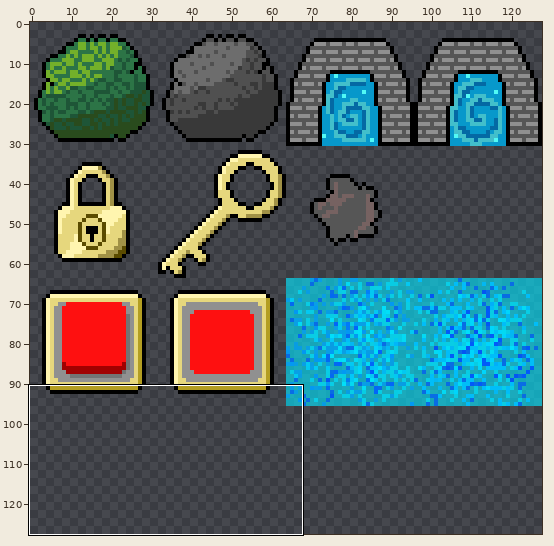
Sprite sheet, stored at media/tilesets/objects.png. The picture above shows the old version from afar; the outline marks the close-up.
Close-up. As it was:
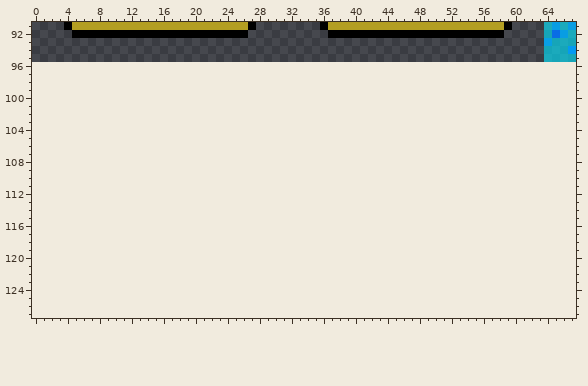
The file is 128x96 pixels. Colours within 5 levels of each other are drawn and written as one. Shown: x 0..67, y 91..127. The old version is drawn lined up with the new one, on the new canvas. The commit also changed other parts of the picture, which this record leaves out.
Now the later version:
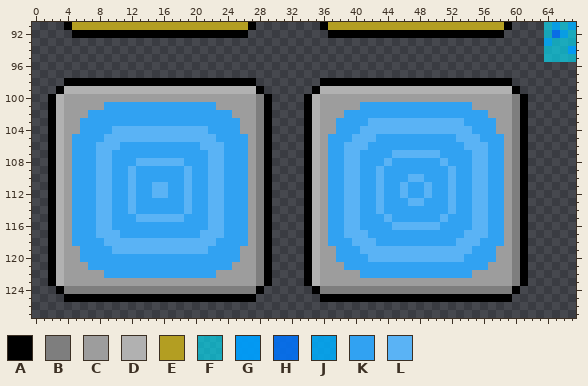
Palette (. is transparent): A #000000  B #7e7e7e  C #9d9d9d  D #b1b1b1  E #b39e22  F #02e2fba2  G #009dfaf3  H #0073fcdd  J #00acfcdd  K #31a2f2  L #5ab3f5
Changes in this commit:
canvas 128x96 -> 128x128
Changed rows in their new state; - is an unchanged pixel.
first column x 2:
 98 --AAAAAAAAAAAAAAAAAAAAAAAA--------AAAAAAAAAAAAAAAAAAAAAAAA--
 99 -ADDDDDDDDDDDDDDDDDDDDDDDDA------ADDDDDDDDDDDDDDDDDDDDDDDDA-
100 ADCCCCCCCCCCCCCCCCCCCCCCCCBA----ADCCCCCCCCCCCCCCCCCCCCCCCCBA
101 ADCCCCCKKKKKKKKKKKKKKCCCCCBA----ADCCCCCKKKKKKKKKKKKKKCCCCCBA
102 ADCCCKKKKKKKKKKKKKKKKKKCCCBA----ADCCCKKKKKKKKKKKKKKKKKKCCCBA
103 ADCCKKKKKKKKKKKKKKKKKKKKCCBA----ADCCKKKKLLLLLLLLLLLLKKKKCCBA
104 ADCCKKKKLLLLLLLLLLLLKKKKCCBA----ADCCKKKLLLLLLLLLLLLLLKKKCCBA
105 ADCKKKKLLLLLLLLLLLLLLKKKKCBA----ADCKKKLLLKKKKKKKKKKLLLKKKCBA
106 ADCKKKLLLKKKKKKKKKKLLLKKKCBA----ADCKKLLLKKKKKKKKKKKKLLLKKCBA
107 ADCKKKLLKKKKKKKKKKKKLLKKKCBA----ADCKKLLKKKKLLLLLLKKKKLLKKCBA
108 ADCKKKLLKKKLLLLLLKKKLLKKKCBA----ADCKKLLKKKLKKKKKKLKKKLLKKCBA
109 ADCKKKLLKKLKKKKKKLKKLLKKKCBA----ADCKKLLKKLKKKKKKKKLKKLLKKCBA
110 ADCKKKLLKKLKKKKKKLKKLLKKKCBA----ADCKKLLKKLKKKLLKKKLKKLLKKCBA
111 ADCKKKLLKKLKKLLKKLKKLLKKKCBA----ADCKKLLKKLKKLKKLKKLKKLLKKCBA
112 ADCKKKLLKKLKKLLKKLKKLLKKKCBA----ADCKKLLKKLKKLKKLKKLKKLLKKCBA
113 ADCKKKLLKKLKKKKKKLKKLLKKKCBA----ADCKKLLKKLKKKLLKKKLKKLLKKCBA
114 ADCKKKLLKKLKKKKKKLKKLLKKKCBA----ADCKKLLKKLKKKKKKKKLKKLLKKCBA
115 ADCKKKLLKKKLLLLLLKKKLLKKKCBA----ADCKKLLKKKLKKKKKKLKKKLLKKCBA
116 ADCKKKLLKKKKKKKKKKKKLLKKKCBA----ADCKKLLKKKKLLLLLLKKKKLLKKCBA
117 ADCKKKLLLKKKKKKKKKKLLLKKKCBA----ADCKKLLLKKKKKKKKKKKKLLLKKCBA
118 ADCKKKKLLLLLLLLLLLLLLKKKKCBA----ADCKKKLLLKKKKKKKKKKLLLKKKCBA
119 ADCCKKKKLLLLLLLLLLLLKKKKCCBA----ADCCKKKLLLLLLLLLLLLLLKKKCCBA
120 ADCCKKKKKKKKKKKKKKKKKKKKCCBA----ADCCKKKKLLLLLLLLLLLLKKKKCCBA
121 ADCCCKKKKKKKKKKKKKKKKKKCCCBA----ADCCCKKKKKKKKKKKKKKKKKKCCCBA
122 ADCCCCCKKKKKKKKKKKKKKCCCCCBA----ADCCCCCKKKKKKKKKKKKKKCCCCCBA
123 ADCCCCCCCCCCCCCCCCCCCCCCCCBA----ADCCCCCCCCCCCCCCCCCCCCCCCCBA
124 -ABBBBBBBBBBBBBBBBBBBBBBBBA------ABBBBBBBBBBBBBBBBBBBBBBBBA-
125 --AAAAAAAAAAAAAAAAAAAAAAAA--------AAAAAAAAAAAAAAAAAAAAAAAA--
